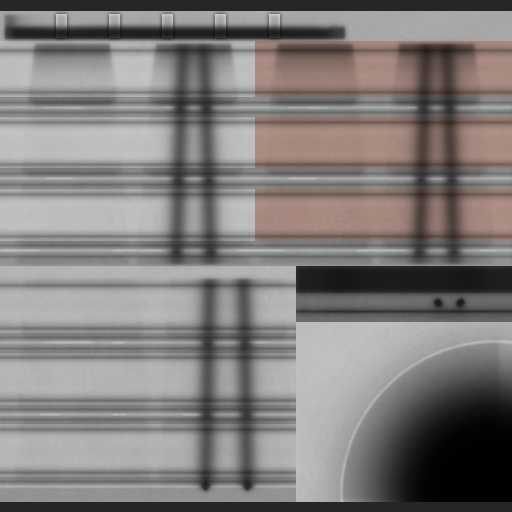
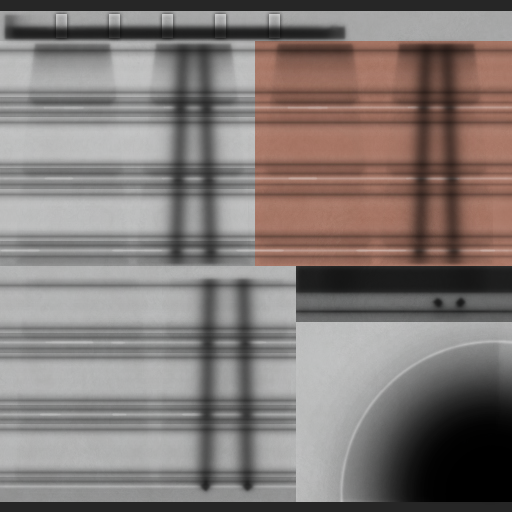
Layered file, before and after one edit (512×512). Changes by layer:
painted on "b" over [255, 41, 512, 266]
